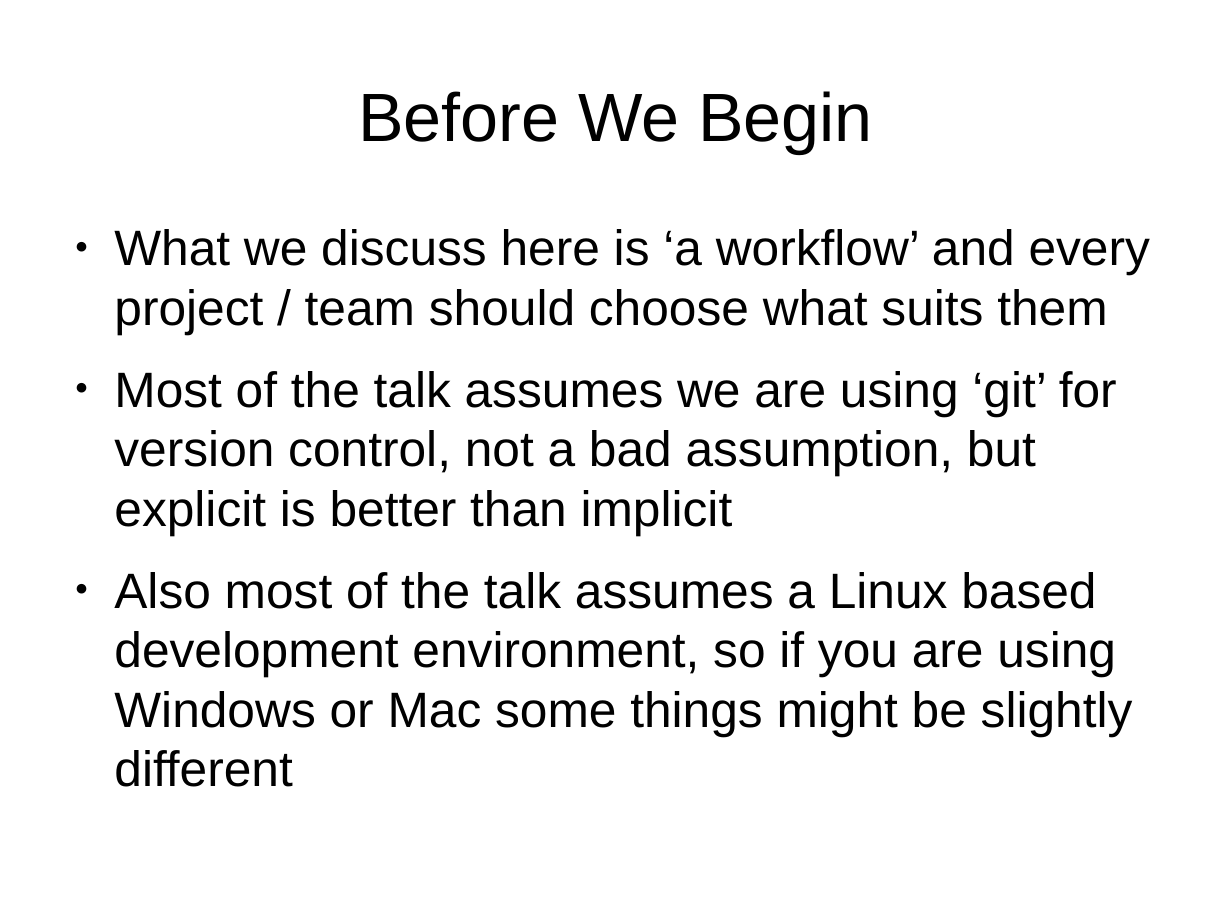
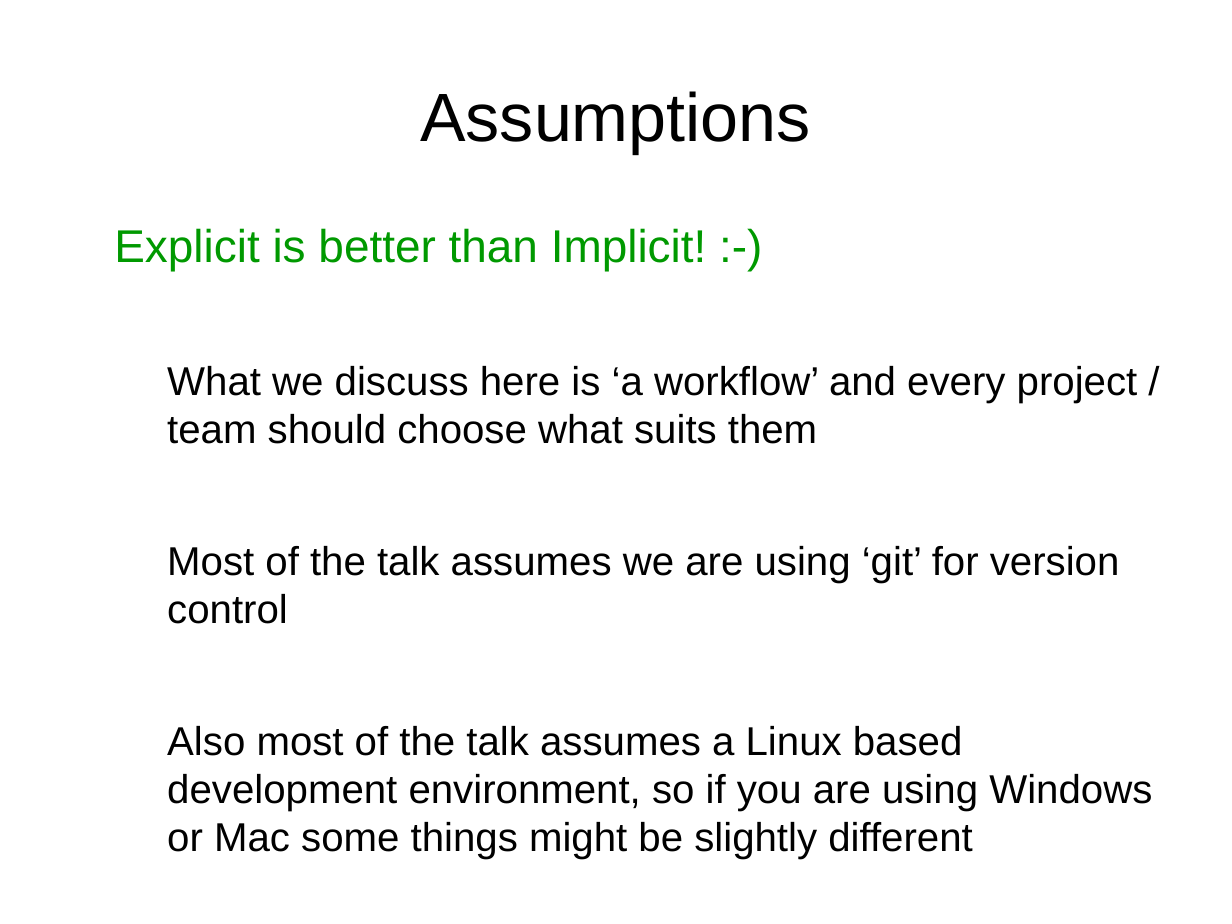
Before and after one commit to gabhijit/Pycon-2018, a slide deck: slide 6 of presentation.odp (slide 7 before the commit). Drawn at 1232x924 pixels with LibreOffice and Linux fonts; fonts in the diff are those of the drawing. Boxes give left, top, right and bottom in pixels: in the first picture for what was removed or moved away, otherwise in the second. Text is boxed around its words. In the diff, an @@ line names an element or a change of style, - is before the commit and + after.

```diff
--- a/presentation.odp
+++ b/presentation.odp
@@ title at bbox=[420, 91, 811, 153]: text changed @@
-Before We Begin
+Assumptions
@@ text at bbox=[114, 228, 707, 271]: paragraph added @@
+Explicit is better than Implicit! :-)
@@ text at bbox=[167, 366, 1152, 859]: size 32 to 25.9 pt in "What we discuss here is ‘a workflow’ ...", "Also most of the talk assumes a ..."; bullet ● to none; list level 1 to 2 in "What we discuss here is ..."; list level 1 to 2 in "Also most of the talk ..." @@
@@ text at bbox=[167, 546, 1120, 624]: text changed; size 32 to 25.9 pt @@
-● Most of the talk assumes we are using ‘git’ for version control, not a bad assumption, but explicit is better than implicit
+  Most of the talk assumes we are using ‘git’ for version control
```
Also in this commit, not shown: 11 other slides changed, 18 slides added, 2 slides removed.
